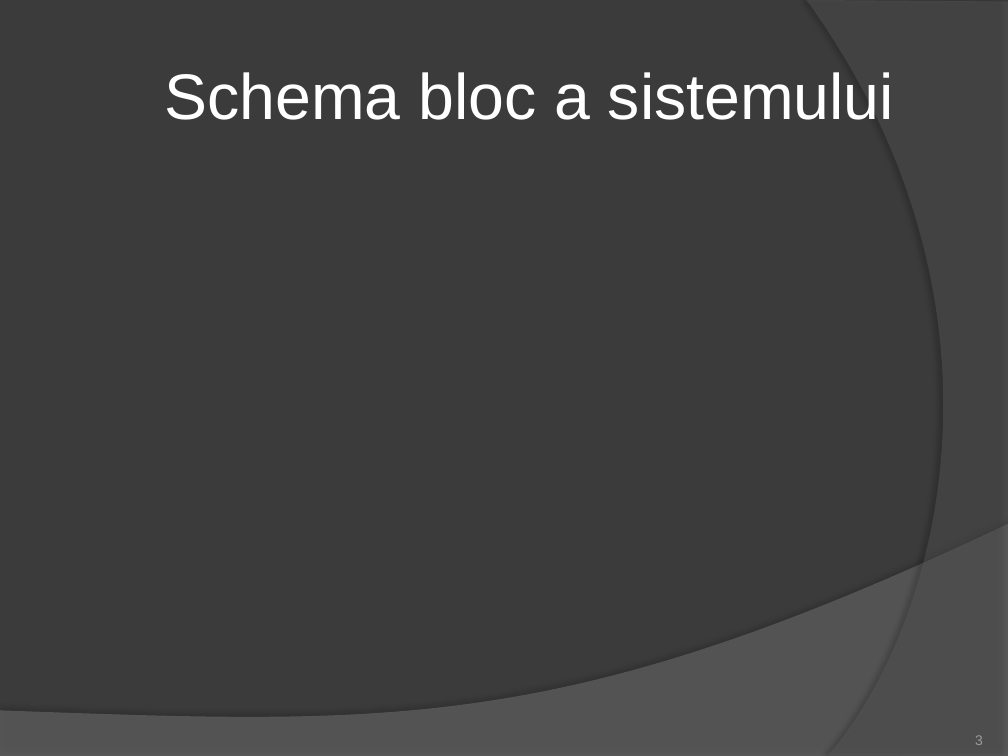
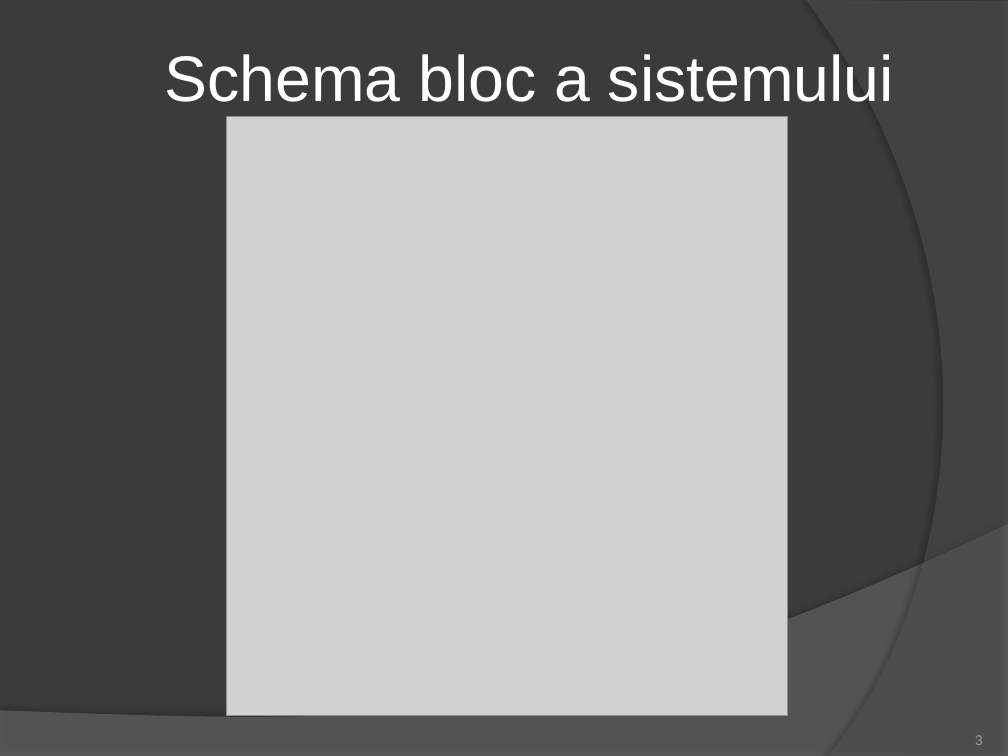
Before and after one commit to BatrinutSilviu/Licenta, a slide deck: slide 3 of ROBOTINHO.pptx. Drawn at 1008x756 pixels with LibreOffice and Linux fonts; fonts in the diff are those of the drawing; grey boxes stand for pictures. Boxes give left, top, right and bottom in pixels: in the first picture for what was removed or moved away, otherwise in the second. Text is boxed around its words. In the diff, an @@ line names an element or a change of style, - is before the commit and + after.

```diff
--- a/ROBOTINHO.pptx
+++ b/ROBOTINHO.pptx
@@ title "Schema bloc a sistemului": place and size @@
-title "Schema bloc a sistemului" at box(164, 72, 894, 120)
+title "Schema bloc a sistemului" at box(164, 54, 894, 102)
@@ picture added at box(226, 116, 787, 716) @@
```
Also in this commit, not shown: 3 other slides changed.
